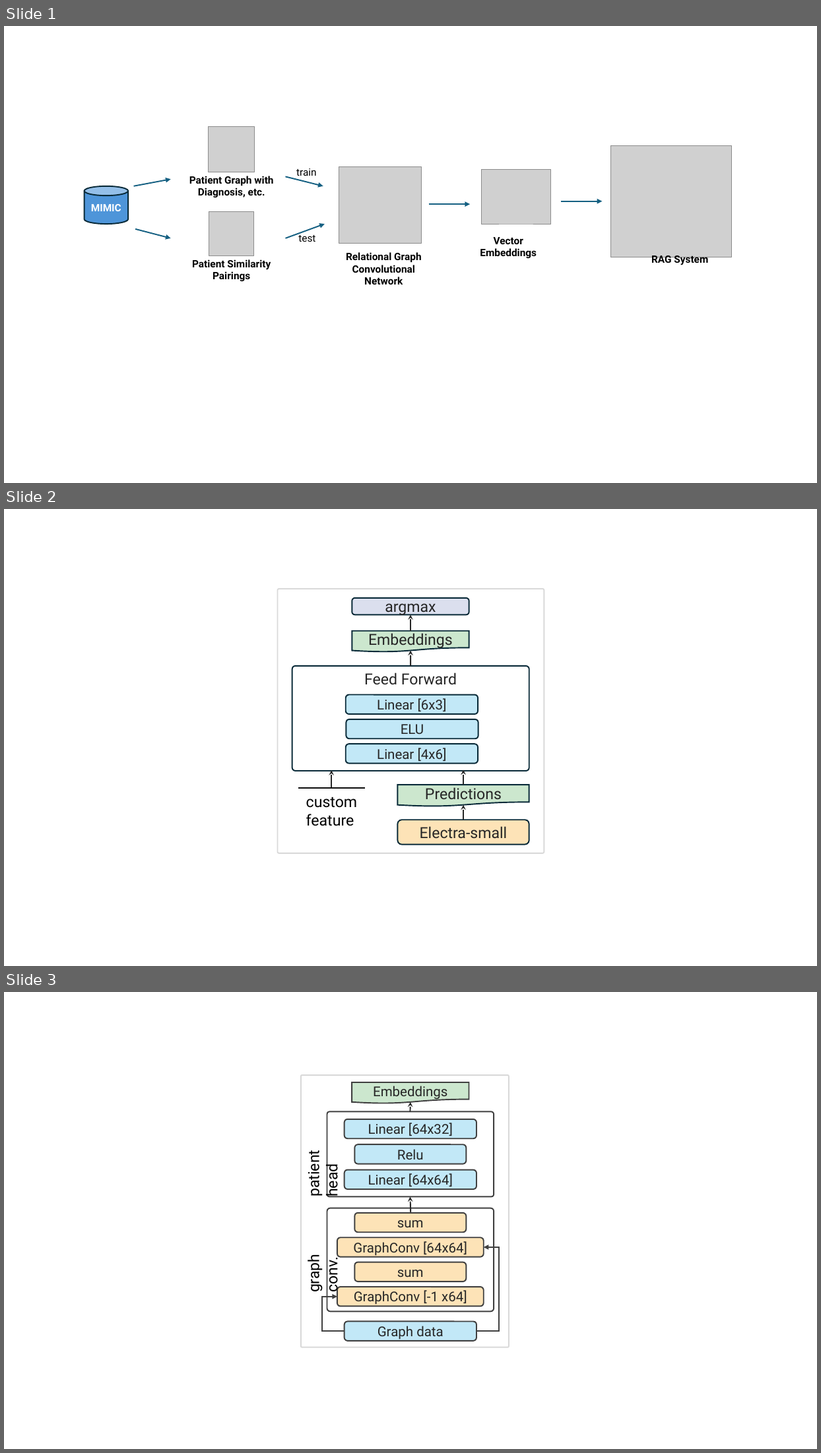
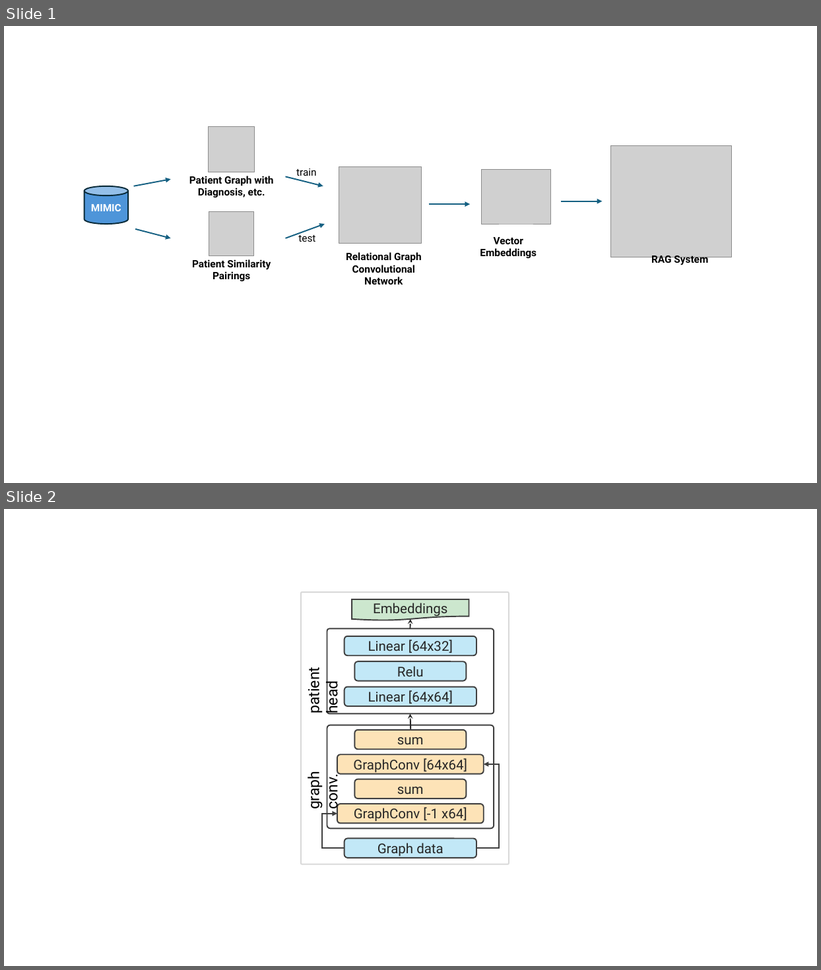
Before and after one commit to razzlemacher/ut-health-final-proj, a slide deck: diagrams/diagrams.pptx. Shown one above the other, each under a label of ours: slides 1, 2 and 3 before the commit, slides 1 and 2 after it. The pictures are 821x1453 and 821x970 pixels, drawn with LibreOffice and Linux fonts; fonts in the diff are those of the drawing; grey boxes stand for pictures. Boxes give left, top, right and bottom in pixels: in the first picture for what was removed or moved away, otherwise in the second. Text is boxed around its words. In the diff, an @@ line names an element or a change of style, - is before the commit and + after.

```diff
--- a/diagrams/diagrams.pptx
+++ b/diagrams/diagrams.pptx
@@ slide 2 removed at (x1=4, y1=509, x2=817, y2=966), background #FFFFFF @@
@@ rounded rectangle removed at (x1=278, y1=589, x2=545, y2=854) @@
@@ rounded rectangle removed at (x1=352, y1=598, x2=469, y2=615) @@
-argmax
@@ arrow removed from (411, 631) to (411, 615) @@
@@ flow chart document removed at (x1=352, y1=631, x2=469, y2=652) @@
-Embeddings
@@ rounded rectangle removed at (x1=292, y1=666, x2=530, y2=770) @@
-Feed Forward
@@ arrow removed from (411, 666) to (411, 650) @@
@@ rounded rectangle removed at (x1=346, y1=695, x2=478, y2=714) @@
-Linear [6x3]
@@ rounded rectangle removed at (x1=346, y1=720, x2=479, y2=739) @@
-ELU
@@ rounded rectangle removed at (x1=346, y1=745, x2=478, y2=764) @@
-Linear [4x6]
@@ arrow removed from (331, 788) to (331, 770) @@
@@ flow chart document removed at (x1=398, y1=786, x2=530, y2=807) @@
-Predictions
@@ arrow removed from (463, 786) to (463, 770) @@
@@ line removed from (298, 788) to (365, 788) @@
@@ text removed at (x1=306, y1=797, x2=357, y2=826) @@
-custom feature
@@ arrow removed from (463, 820) to (463, 805) @@
@@ rounded rectangle removed at (x1=398, y1=820, x2=530, y2=844) @@
-Electra-small
@@ what was slide 3 is now slide 2 @@
```
Also in this commit, not shown: 2 other files.
